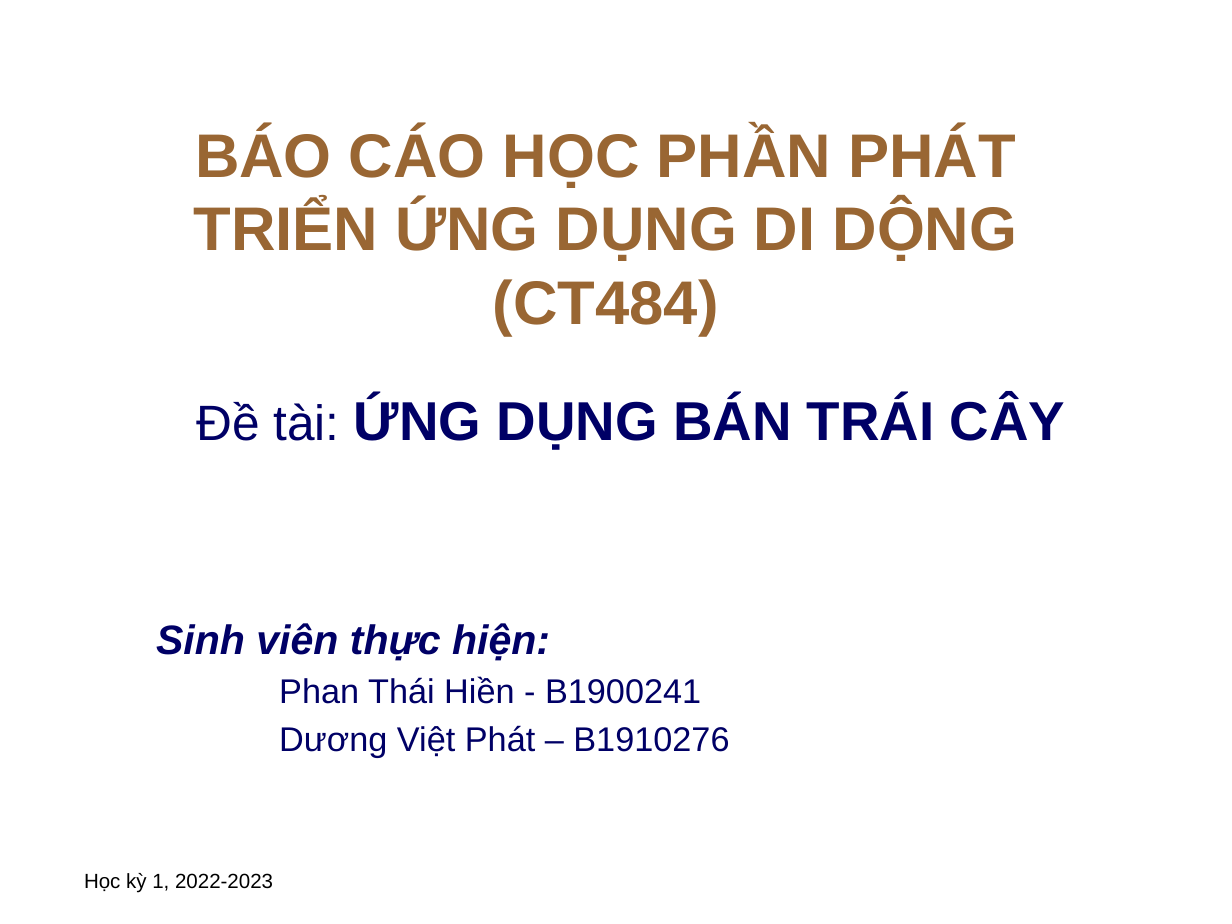
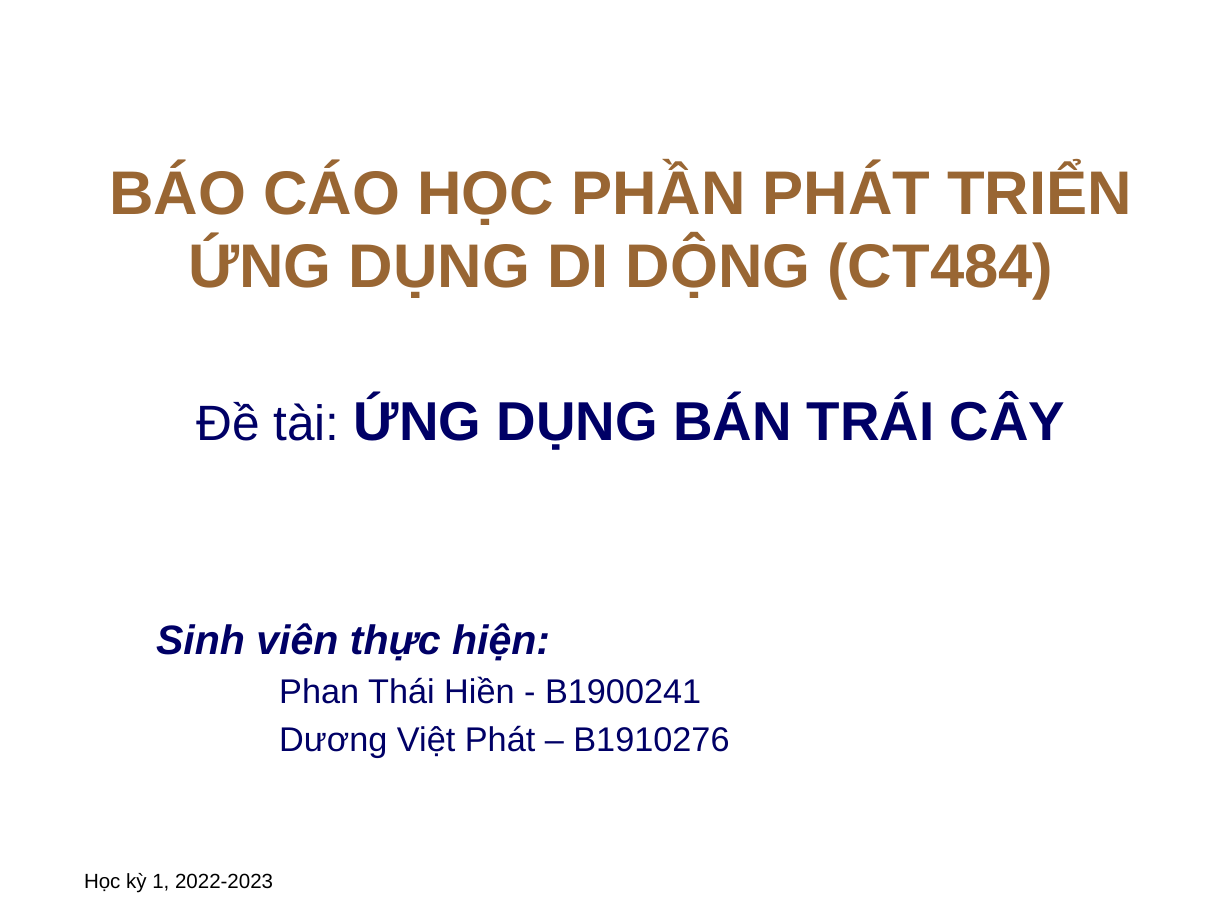
Before and after one commit to vphatt/Fruitshop, a slide deck: slide 1 of B1900241_Phan Thái Hiền_B1910276_DươngViệtPhát.pptx. Drawn at 1232x924 pixels with LibreOffice and Linux fonts; fonts in the diff are those of the drawing; background and template pictures are left out. Boxes give left, top, right and bottom in pixels: in the first picture for what was removed or moved away, otherwise in the second. Text is boxed around its words. In the diff, an @@ line names an element or a change of style, - is before the commit and + after.

```diff
--- a/B1900241_Phan Thái Hiền_B1910276_DươngViệtPhát.pptx
+++ b/B1900241_Phan Thái Hiền_B1910276_DươngViệtPhát.pptx
@@ title "BÁO CÁO HỌC PHẦN PHÁT ..." rewrapped from <box>193,127,1018,336</box> to <box>109,164,1132,299</box> @@
```
Also in this commit, not shown: 13 other files.
